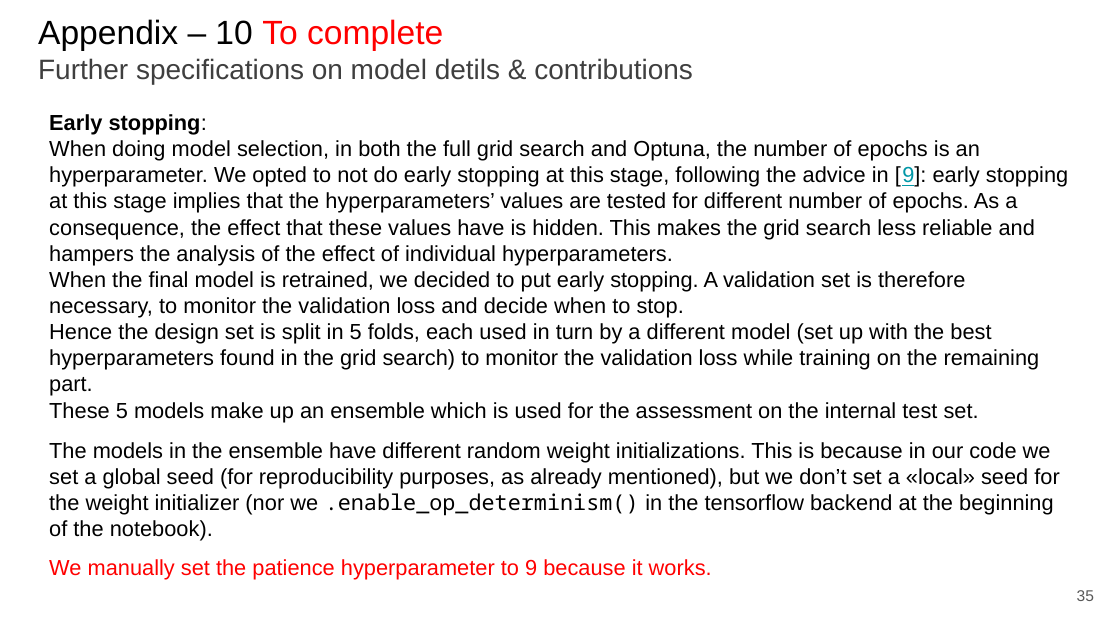
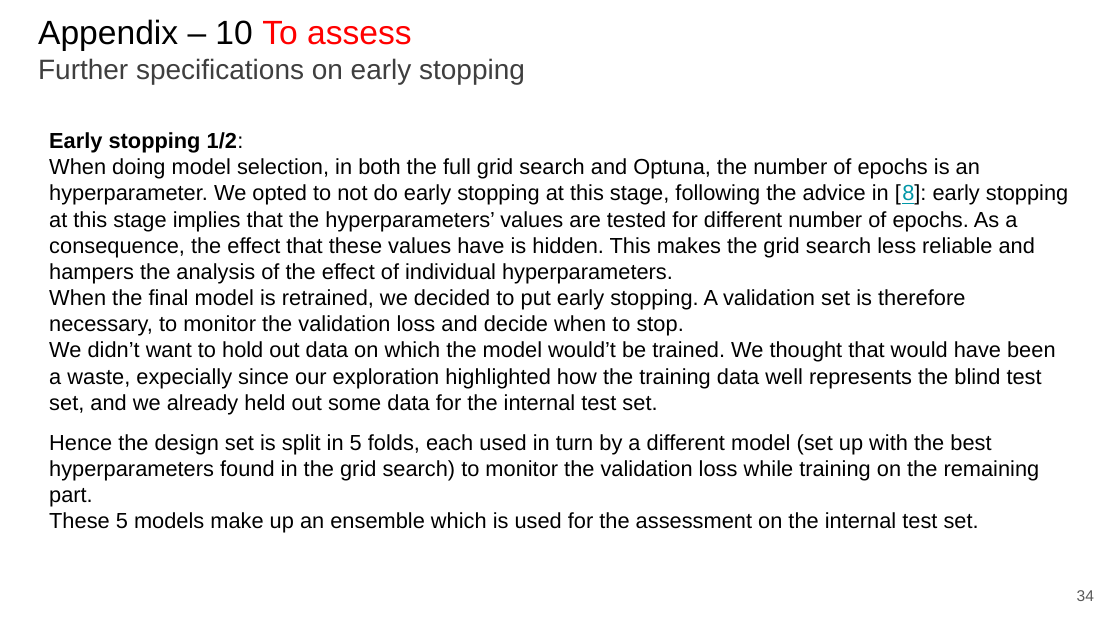
Before and after one commit to paolo-junior-mollica/machine-learning-project, a slide deck: slide 34 of relazione/ML-2023-PRJ-Slides-Demo.pptx (slide 35 before the commit). Drawn at 1120x630 pixels with LibreOffice and Linux fonts; fonts in the diff are those of the drawing. Boxes give left, top, right and bottom in pixels: in the first picture for what was removed or moved away, otherwise in the second. Text is boxed around its words. In the diff, an @@ line names an element or a change of style, - is before the commit and + after.

Commit message:
Update presentazione: validation schema per la CUP (tra corpo della presentazione e appendice)

```diff
--- a/relazione/ML-2023-PRJ-Slides-Demo.pptx
+++ b/relazione/ML-2023-PRJ-Slides-Demo.pptx
@@ title at bbox=[38, 19, 525, 84]: text changed @@
-Appendix – 10 To complete
-Further specifications on model detils & contributions
+Appendix – 10 To assess
+Further specifications on early stopping
@@ text "Early stopping 1/2: When doing ...": place and size @@
-text "Early stopping 1/2: When doing ..." at bbox=[49, 114, 1068, 422]
+text "Early stopping 1/2: When doing ..." at bbox=[49, 132, 1068, 414]
@@ text at bbox=[49, 132, 1068, 284]: text changed @@
-Early stopping:
-When doing model selection, in both the full grid search and Optuna, the number of epochs is an hyperparameter. We opted to not do early stopping at this stage, following the advice in [9]: early stopping at this stage implies that the hyperparameters’ values are tested for different number of epochs. As a consequence, the effect that these values have is hidden. This makes the grid search less reliable and hampers the analysis of the effect of individual hyperparameters.
+Early stopping 1/2:
+When doing model selection, in both the full grid search and Optuna, the number of epochs is an hyperparameter. We opted to not do early stopping at this stage, following the advice in [8]: early stopping at this stage implies that the hyperparameters’ values are tested for different number of epochs. As a consequence, the effect that these values have is hidden. This makes the grid search less reliable and hampers the analysis of the effect of individual hyperparameters.
@@ text at bbox=[49, 341, 1055, 414]: text changed @@
-Hence the design set is split in 5 folds, each used in turn by a different model (set up with the best hyperparameters found in the grid search) to monitor the validation loss while training on the remaining part.
-These 5 models make up an ensemble which is used for the assessment on the internal test set.
+We didn’t want to hold out data on which the model would’t be trained. We thought that would have been a waste, expecially since our exploration highlighted how the training data well represents the blind test set, and we already held out some data for the internal test set.
@@ text removed at bbox=[49, 442, 1059, 541] @@
-The models in the ensemble have different random weight initializations. This is because in our code we set a global seed (for reproducibility purposes, as already mentioned), but we don’t set a «local» seed for the weight initializer (nor we .enable_op_determinism() in the tensorflow backend at the beginning of the notebook).
@@ text added at bbox=[49, 434, 1040, 533], 14 pt, text #000000 @@
+Hence the design set is split in 5 folds, each used in turn by a different model (set up with the best hyperparameters found in the grid search) to monitor the validation loss while training on the remaining part.
+These 5 models make up an ensemble which is used for the assessment on the internal test set.
@@ text removed at bbox=[49, 559, 712, 580] @@
-We manually set the patience hyperparameter to 9 because it works.
@@ page number at bbox=[1077, 590, 1094, 601]: text changed @@
-35
+34
```
Also in this commit, not shown: 9 other slides changed, 2 slides added, 1 slide removed.
